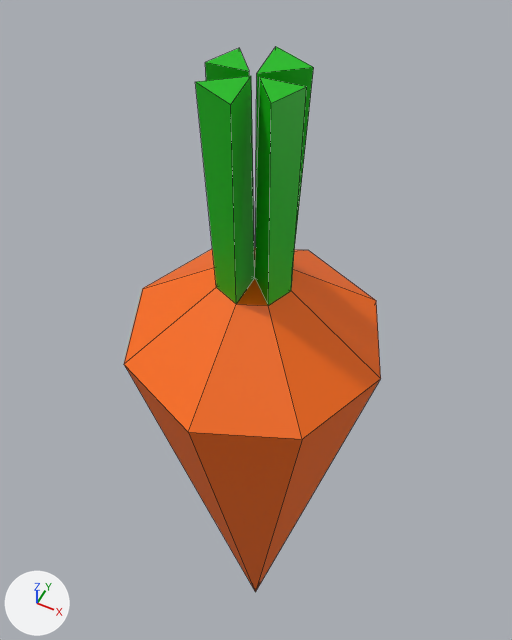
Before and after pictures for a commit that changed the Blender file assets/carrot.blend.
Before and after are seen from a 50 mm lens placed at (0.435, -0.865, 1.539), pointed at (-0.1, 0.204, 0.203). The axes (+X, +Y, +Z) are drawn at lower left. The lights are the same throughout. Mesh edges are drawn as thin lines.
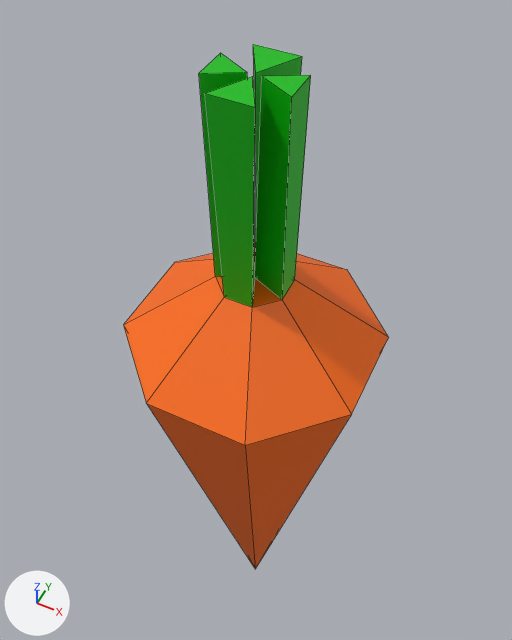
Where the change shows, as pixel boxes (x1, y1, x2, y2) in the pictures (512 x 640 px; the box of a moved part takes in the faces that stretch with it):
'Cone', reshaped, turned: before (124, 47, 381, 592); after (124, 44, 388, 569)
part 1 of me_cone_002, moved or reshaped: before (125, 366, 380, 592); after (146, 403, 352, 569)

The change in detail:
me_cone_002 has 30 vertices, 36 faces and spans x -0.28..0.28, y -0.28..0.28, z -1.0..1.0.
me_cone_002 is used by ob_cone; location (0.0, 0.0, 0.0); rotation (0.0, 3.142, 0.0), in degrees (0, 180, 0).
Part 1, on me_cone_002:
Vertex 9 of me_cone_002 moves from (0.0, 0.0, 1.0) at pixel (255, 592) to (0.0, 0.0, 0.8) at pixel (255, 569).
Object 'Cone' (ob_cone) turns from (0, 180, 0) to (0, 180, 23) degrees about x, y and z.
